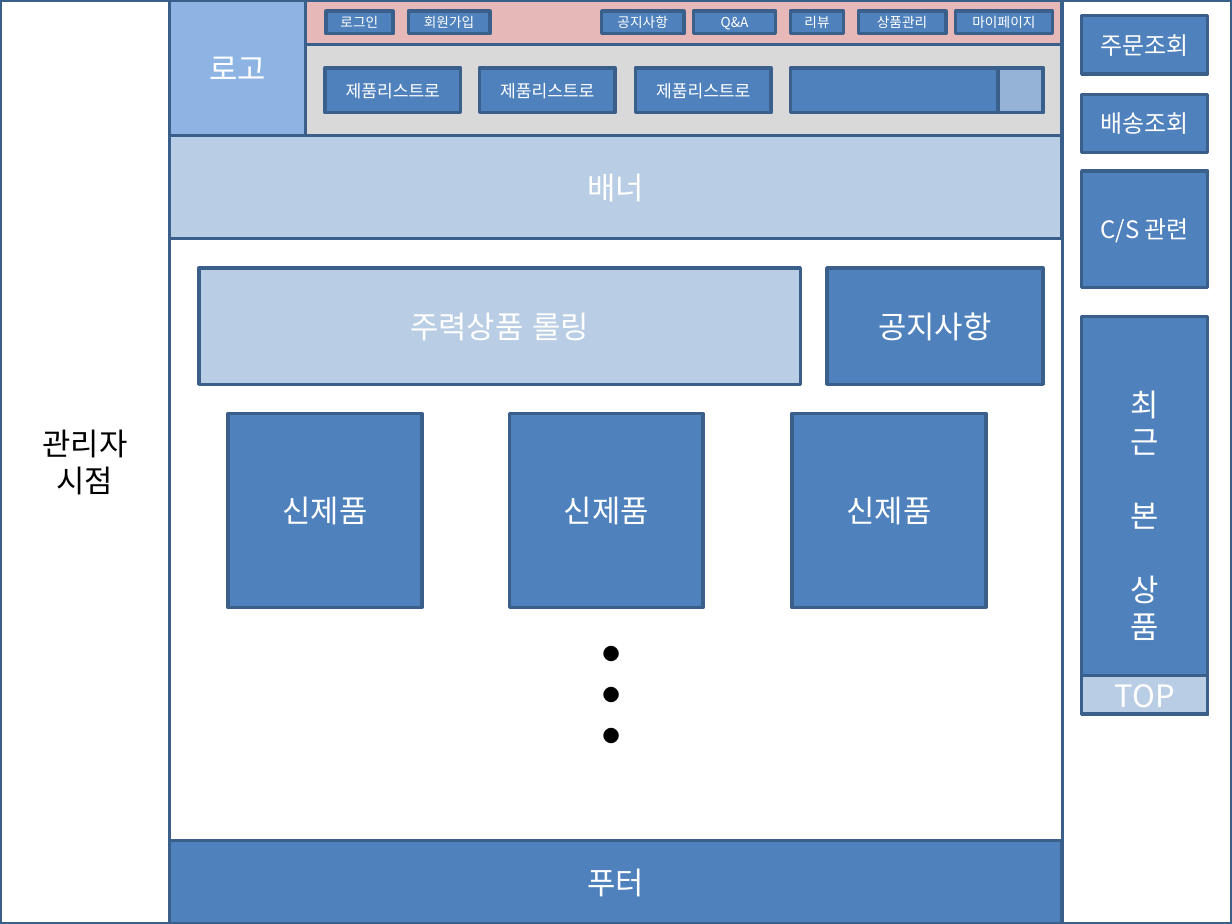
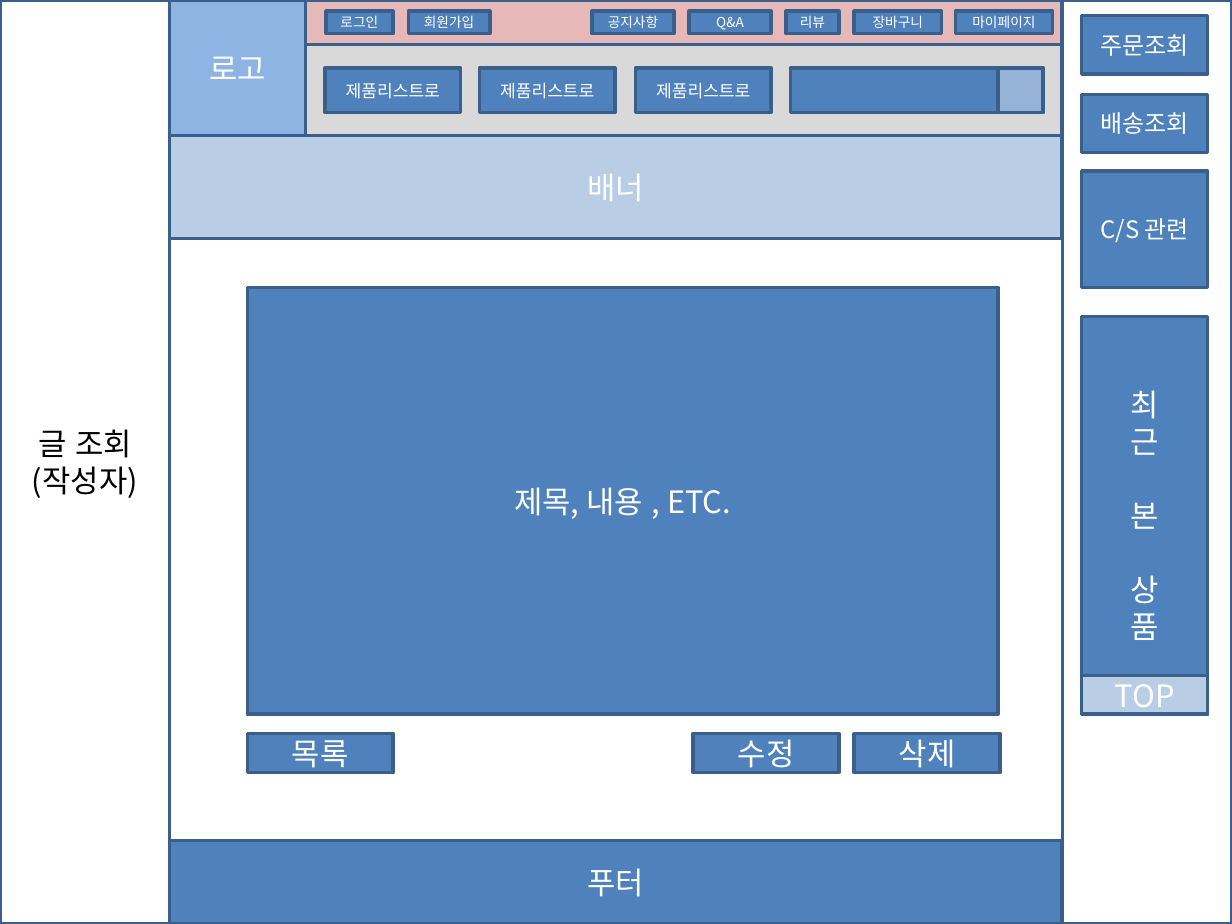
Before and after one commit to dksdlcks12/Portfolio, a slide deck: slide 11 of 스토리보드(작성중).pptx (slide 2 before the commit). Drawn at 1232x924 pixels with LibreOffice and Linux fonts; fonts in the diff are those of the drawing. Boxes give left, top, right and bottom in pixels: in the first picture for what was removed or moved away, otherwise in the second. Text is boxed around its words. In the diff, an @@ line names an element or a change of style, - is before the commit and + after.

```diff
--- a/스토리보드(작성중).pptx
+++ b/스토리보드(작성중).pptx
@@ rectangle "공지사항": place and size @@
-rectangle "공지사항" at (601, 11, 684, 33)
+rectangle "공지사항" at (593, 11, 675, 33)
@@ 3 rectangles: place and size @@
-3 rectangles at (694, 11, 946, 33)
+3 rectangles at (689, 11, 941, 33)
@@ text in rectangle at (873, 15, 923, 28): text changed @@
-상품관리
+장바구니
@@ rectangle removed at (198, 269, 800, 384) @@
-주력상품 롤링
@@ rectangle removed at (827, 269, 1042, 384) @@
-공지사항
@@ rectangle added at (248, 287, 998, 713), fill #4F81BD, outline #3A5F8C 2 pt, 18 pt, text #FFFFFF @@
+제목, 내용 , ETC.
@@ rectangle removed at (228, 414, 421, 607) @@
-신제품
@@ rectangle removed at (509, 414, 702, 607) @@
-신제품
@@ text in rectangle at (32, 429, 138, 498): text changed @@
-관리자
-시점
+글 조회
+(작성자)
@@ rectangle removed at (586, 627, 634, 763) @@
-●
-●
-●
@@ rectangle added at (248, 733, 393, 771), fill #4F81BD, outline #3A5F8C 2 pt, 18 pt, text #FFFFFF @@
+목록
@@ rectangle added at (694, 733, 839, 771), fill #4F81BD, outline #3A5F8C 2 pt, 18 pt, text #FFFFFF @@
+수정
@@ rectangle "삭제": place and size @@
-rectangle "삭제" at (792, 414, 986, 607)
+rectangle "삭제" at (854, 733, 999, 771)
@@ text in rectangle at (899, 734, 956, 774): text changed @@
-신제품
+삭제
```
Also in this commit, not shown: 4 other slides changed, 6 slides added, 1 other file.
